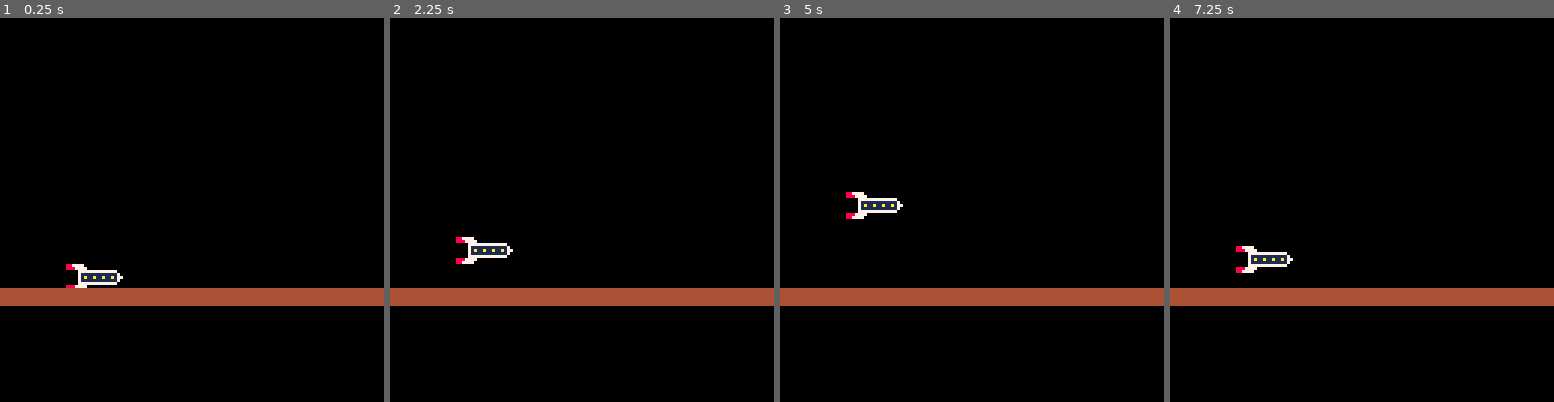
Above: before the commit, frames 1-4 (left to right).
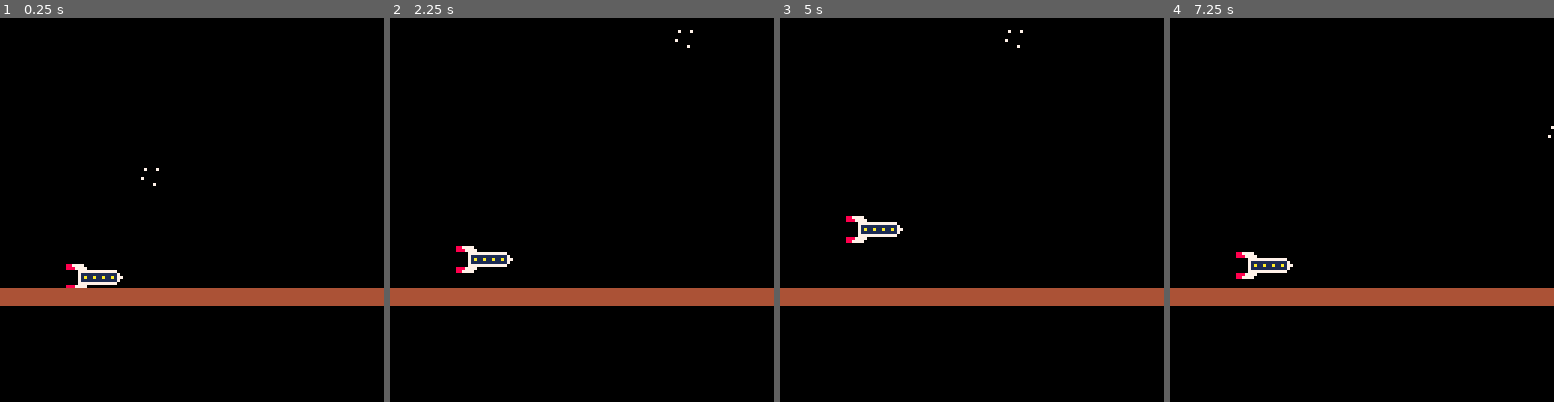
Above: after the commit, the same moments.

Repository: dollproxy/C3P0SGames
Game: PICO-8 cartridge deepspace.p8
Two runs of this game, one before a commit and one after it. Both use one fixed random seed, a clock stepped at 60 frames per second and the inputs below.
Inputs:
- Up to frame 1 (0.25 s): no input
- Up to frame 2 (2.25 s): hold Up from 2.15 s (still down)
- Up to frame 3 (5 s): release Up at 2.42 s; hold Up from 4.73 s (still down)
- Up to frame 4 (7.25 s): release Up at 5.03 s; hold Up from 7.18 s (still down)

The runs differ from the first frame. In frame 1, less than 0.1% of the frame differs, in the area x 36-42%, y 39-44%; in frame 2, 0.9%; in frame 3, 1.1%, in the area x 17-64%, y 3-59%; in frame 4, 0.7%.

Commit message:
estrelas mover

Diff:
--- a/deepspace.p8
+++ b/deepspace.p8
@@ -11,8 +11,51 @@
 floory   = 95
 -- ship jump
 jumpdir  = 0
-j_spd    = 3
+j_spd    = 2
 jumph    = 50
+
+--star bg
+
+n_stars = 10
+constar = 0
+…(4 lines of a section not shown)…
+stars = {}
+
+
+function addstars()
+ star = {
+		x = rnd(128),
+		y = rnd(60),
+		spd = 3,
+		d = 0,
+		sprite = 3
+	}
+	add(stars,star)
+	constar += 1
+end
+
+function set_stars()
+	for i in all(stars) do
+		if(star.d == 0) then
+			star.d -= star.spd
+		end
+	end
+end
+
+
+function update_stars()
+		stars[1].x += stars[1].d
+		if(stars[1].x > 0) then
+			stars[1].d *= -1
+		elseif(stars[1].x < 128) then
+			stars[1].d = 0
+			stars[1].x = 128
+		end
+end
+
 
 function jump()
 		if(jumpdir == 0) then
@@ -48,17 +91,28 @@
 	spr(0,shipx,shipy,3,2)
 	--floor
 	rectfill(0,floory,128,90,4)
-
+	if(constar < 10) then
+		addstars()
+	end
+	for i in all(stars) do
+		--set_stars()
+		spr(star.sprite,star.x,star.y)
+		del(stars,star)
+		constar -= 1
+	--	if(star.d != 0) then
+	--		update_stars()
+	--	end
+	end
 end
 __gfx__
-00000000000000000000000000000000000000000000000000000000000000000000000000000000000000000000000000000000000000000000000000000000
-00000000000000000000000000000000000000000000000000000000000000000000000000000000000000000000000000000000000000000000000000000000
-00887777000000000000000000000000000000000000000000000000000000000000000000000000000000000000000000000000000000000000000000000000
-00888777700000000000000000000000000000000000000000000000000000000000000000000000000000000000000000000000000000000000000000000000
-00000077777777777770000000000000000000000000000000000000000000000000000000000000000000000000000000000000000000000000000000000000
-00000071111111111117000000000000000000000000000000000000000000000000000000000000000000000000000000000000000000000000000000000000
-00000071a11a11a11a17700000000000000000000000000000000000000000000000000000000000000000000000000000000000000000000000000000000000
-00000071111111111117000000000000000000000000000000000000000000000000000000000000000000000000000000000000000000000000000000000000
+00000000000000000000000000000000000000000000000000000000000000000000000000000070000000000000000000000000000000000000000000000000
+00000000000000000000000000700070000770000070000707000070070007000000000000070000000000000000000000000000000000000000000000000000
+00887777000000000000000000000000007777000777000000000000000000000000000000777000000000000000000000000000000000000000000000000000
+00888777700000000000000000000000077777707777700000070000000000000000000007777700000000000000000000000000000000000000000000000000
+00000077777777777770000007000000077777700777000000000000007000000000000077777770000000000000000000000000000000000000000000000000
+00000071111111111117000000000000007777000070000007000000000007000000000007777700000000000000000000000000000000000000000000000000
+00000071a11a11a11a17700000000700000770000000007000000700000000000000000000777000000000000000000000000000000000000000000000000000
+00000071111111111117000000000000000000000000000000000000070000000000000000070000000000000000000000000000000000000000000000000000
 00000077777777777770000000000000000000000000000000000000000000000000000000000000000000000000000000000000000000000000000000000000
 00888777700000000000000000000000000000000000000000000000000000000000000000000000000000000000000000000000000000000000000000000000
 00887777000000000000000000000000000000000000000000000000000000000000000000000000000000000000000000000000000000000000000000000000
Not shown, changed: spaceship.png
Not shown, added: stars.png
